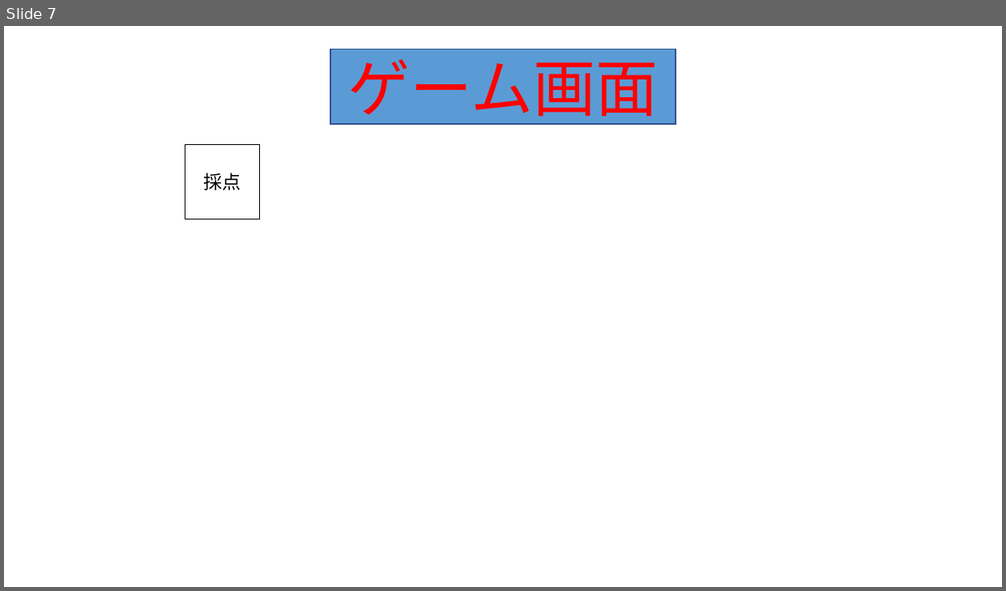
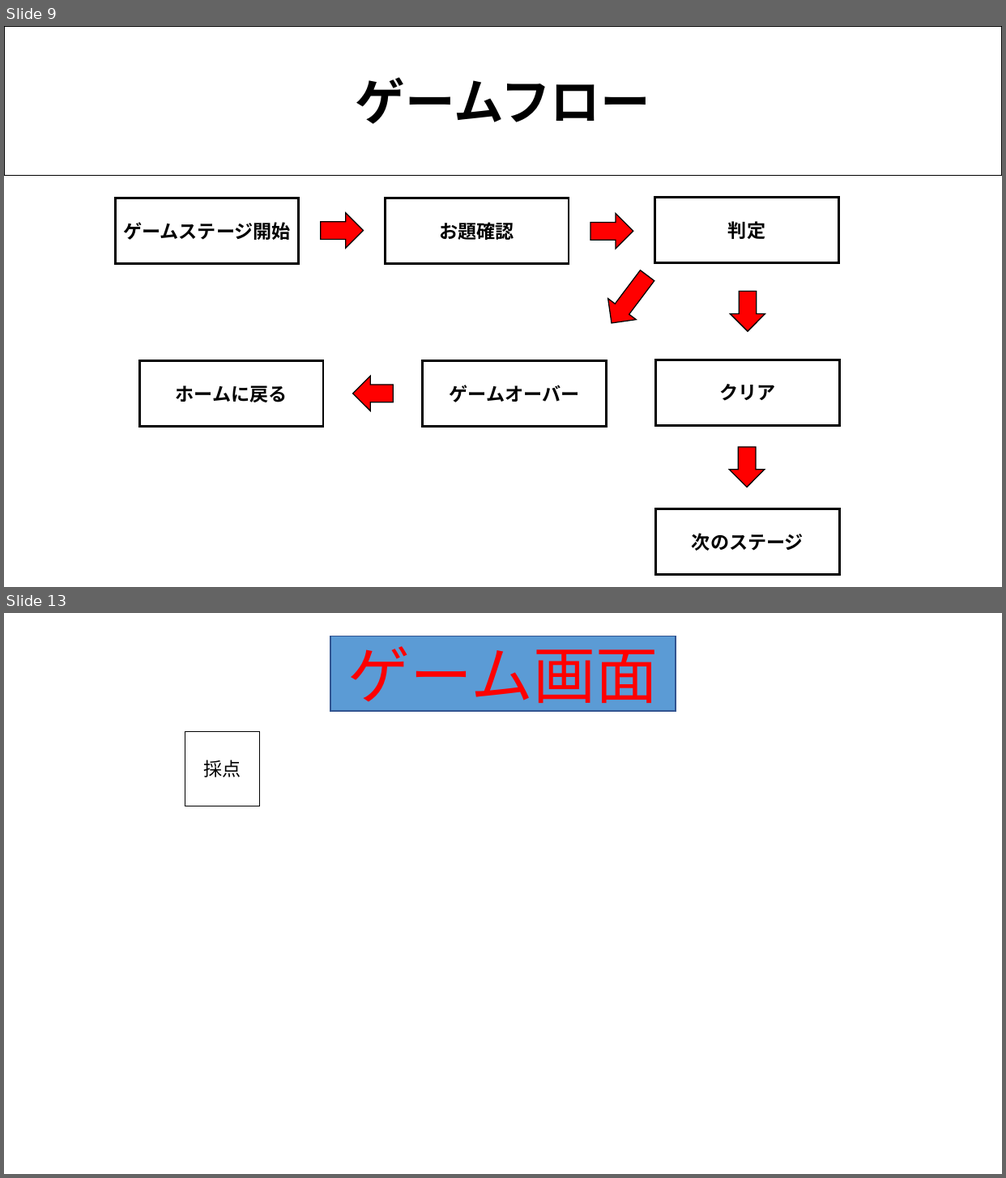
Before and after one commit to 2025Game/12Yamamoto, a slide deck: 3DLV3/Plam/雨粒を使って描く.pptx. Shown one above the other, each under a label of ours: slide 7 before the commit, slides 9 and 13 after it; the slides between them are not shown. The pictures are 1006x591 and 1006x1178 pixels, drawn with LibreOffice and Linux fonts; fonts in the diff are those of the drawing; background and template pictures are left out. Boxes give left, top, right and bottom in pixels: in the first picture for what was removed or moved away, otherwise in the second. Text is boxed around its words. In the diff, an @@ line names an element or a change of style, - is before the commit and + after.

```diff
--- a/3DLV3/Plam/雨粒を使って描く.pptx
+++ b/3DLV3/Plam/雨粒を使って描く.pptx
@@ slide 9 added at box(4, 26, 1002, 587), background #FFFFFF @@
@@ rectangle added at box(4, 26, 1002, 176), fill #FFFFFF, outline #000000 1 pt, 48 pt, text #000000, bold @@
+ゲームフロー
@@ rectangle added at box(116, 199, 299, 264), fill #FFFFFF, outline #000000 2.25 pt, 18 pt, text #000000, bold @@
+ゲームステージ開始
@@ right arrow added at box(321, 213, 364, 248), fill #FF0000, outline #000000 1 pt @@
@@ rectangle added at box(385, 199, 569, 264), fill #FFFFFF, outline #000000 2.25 pt, 18 pt, text #000000, bold @@
+お題確認
@@ right arrow added at box(591, 214, 633, 249), fill #FF0000, outline #000000 1 pt @@
@@ rectangle added at box(655, 198, 839, 263), fill #FFFFFF, outline #000000 2.25 pt, 18 pt, text #000000, bold @@
+判定
@@ right arrow added at box(598, 265, 662, 334), fill #FF0000, outline #000000 1 pt @@
@@ right arrow added at box(731, 292, 765, 332), fill #FF0000, outline #000000 1 pt @@
@@ rectangle added at box(139, 361, 323, 427), fill #FFFFFF, outline #000000 2.25 pt, 18 pt, text #000000, bold @@
+ホームに戻る
@@ rectangle added at box(423, 361, 606, 426), fill #FFFFFF, outline #000000 2.25 pt, 18 pt, text #000000, bold @@
+ゲームオーバー
@@ rectangle added at box(656, 360, 839, 426), fill #FFFFFF, outline #000000 2.25 pt, 18 pt, text #000000, bold @@
+クリア
@@ right arrow added at box(353, 377, 394, 412), fill #FF0000, outline #000000 1 pt @@
@@ right arrow added at box(730, 447, 765, 488), fill #FF0000, outline #000000 1 pt @@
@@ rectangle added at box(656, 510, 839, 575), fill #FFFFFF, outline #000000 2.25 pt, 18 pt, text #000000, bold @@
+次のステージ
@@ what was slide 7 is now slide 13 @@
```
Also in this commit, not shown: 4 slides changed, 9 other slides added, 9 slides removed, 3 other files.
